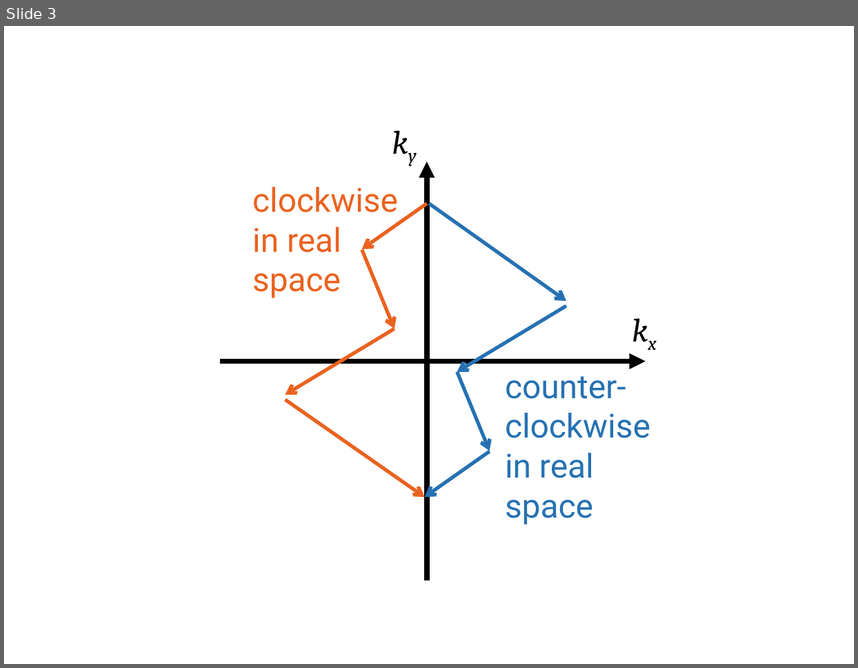
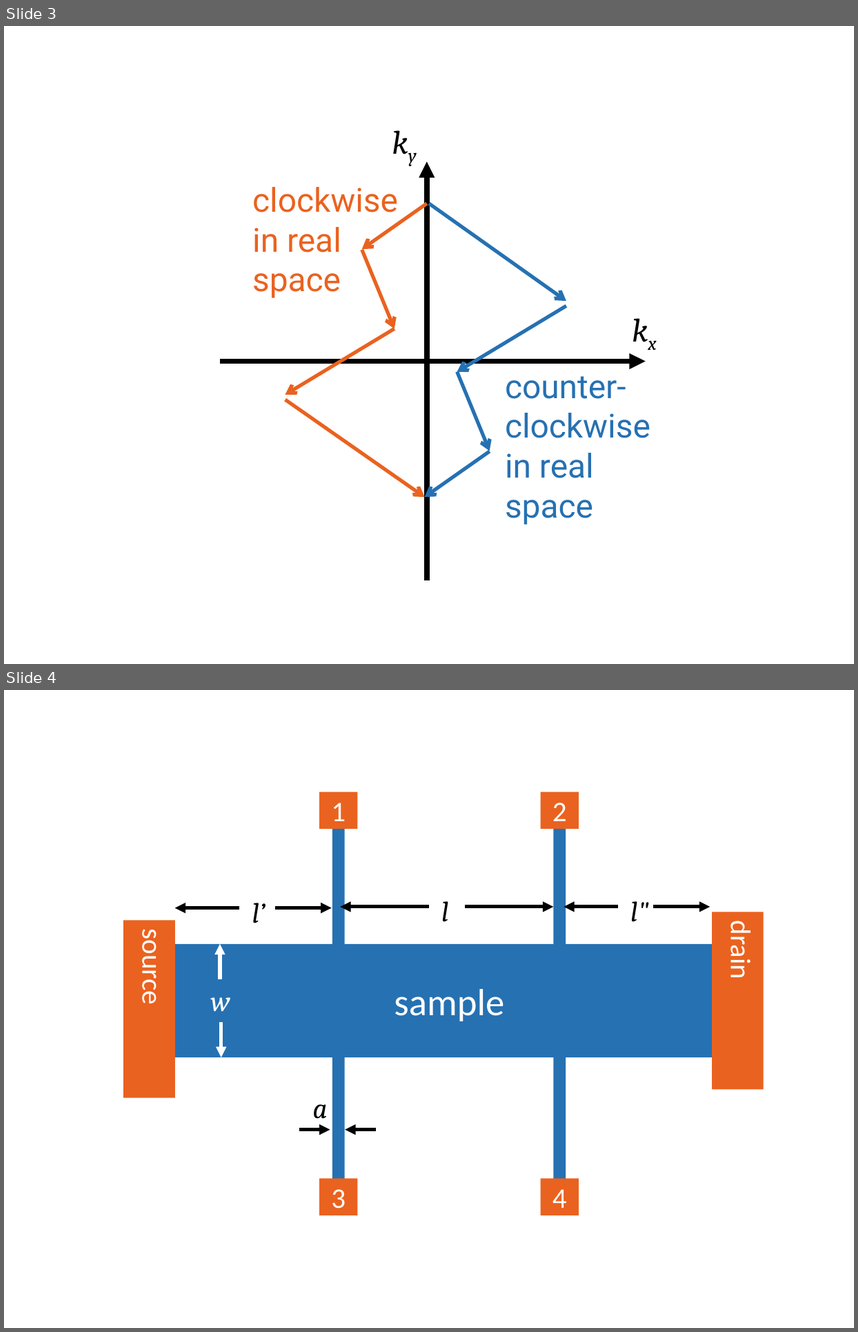
Before and after one commit to qiiyang/thesis, a slide deck: figs_misc/sketches.pptx. Shown one above the other, each under a label of ours: slide 3 before the commit, slides 3 and 4 after it. The pictures are 858x668 and 858x1332 pixels, drawn with LibreOffice and Linux fonts; fonts in the diff are those of the drawing. Boxes give left, top, right and bottom in pixels: in the first picture for what was removed or moved away, otherwise in the second. Text is boxed around its words. In the diff, an @@ line names an element or a change of style, - is before the commit and + after.

```diff
--- a/figs_misc/sketches.pptx
+++ b/figs_misc/sketches.pptx
@@ slide 4 added at (4,690,854,1328), background #FFFFFF @@
@@ rectangle added at (319,792,358,829), fill #EA621F, 24 pt, text #FFFFFF @@
+1
@@ rectangle added at (540,792,579,829), fill #EA621F, 24 pt, text #FFFFFF @@
+2
@@ rectangle added at (332,815,344,1185), fill #2671B2 @@
@@ rectangle added at (553,815,565,1185), fill #2671B2 @@
@@ arrow added from (239, 907) to (175, 907), #000000 3 pt @@
@@ text added at (252,903,266,923), 24 pt, text #000000, italic @@
+l’
@@ arrow added from (275, 907) to (331, 907), #000000 3 pt @@
@@ arrow added from (429, 907) to (340, 907), #000000 3 pt @@
@@ text added at (441,901,449,922), 24 pt, text #000000, italic @@
+l
@@ arrow added from (465, 907) to (553, 907), #000000 3 pt @@
@@ arrow added from (618, 907) to (564, 907), #000000 3 pt @@
@@ text added at (631,901,648,922), 24 pt, text #000000, italic @@
+l"
@@ arrow added from (653, 907) to (711, 907), #000000 3 pt @@
@@ rectangle added at (712,912,764,1090), fill #EA621F, 24 pt, text #FFFFFF @@
+drain
@@ rectangle added at (124,920,176,1098), fill #EA621F, 24 pt, text #FFFFFF @@
+source
@@ rectangle added at (148,944,751,1057), fill #2671B2, 32 pt, text #FFFFFF @@
+sample
@@ arrow added from (220, 979) to (220, 944), #FFFFFF 3 pt @@
@@ text added at (210,997,230,1012), 24 pt, text #FFFFFF, italic @@
+w
@@ arrow added from (221, 1021) to (221, 1057), #FFFFFF 3 pt @@
@@ text added at (313,1104,328,1118), 24 pt, text #000000, italic @@
+a
@@ arrow added from (299, 1130) to (330, 1130), #000000 3 pt @@
@@ arrow added from (377, 1130) to (345, 1130), #000000 3 pt @@
@@ rectangle added at (319,1178,358,1214), fill #EA621F, 24 pt, text #FFFFFF @@
+3
@@ rectangle added at (540,1178,579,1214), fill #EA621F, 24 pt, text #FFFFFF @@
+4
```
Also in this commit, not shown: 1 other slide added, 4 other files.
